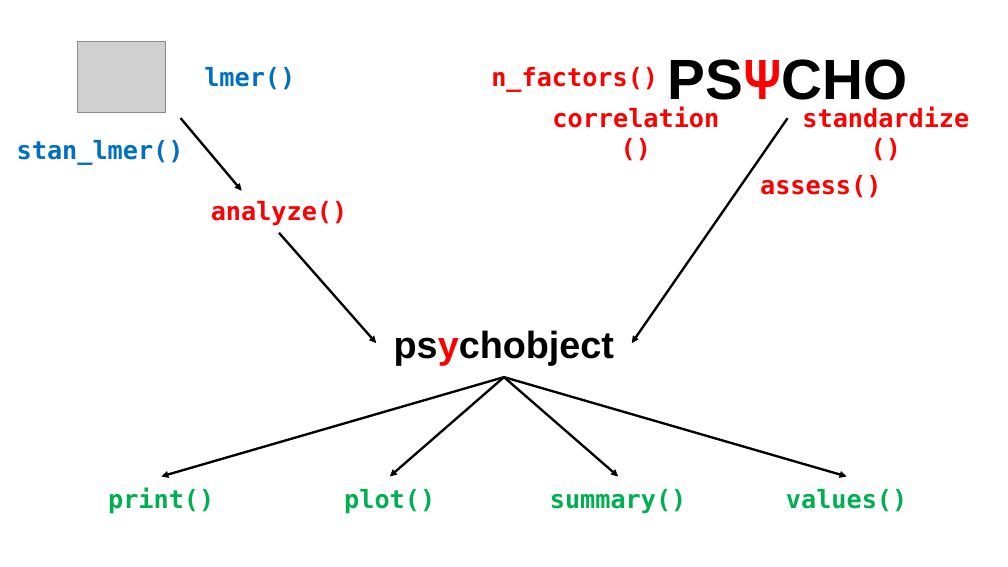
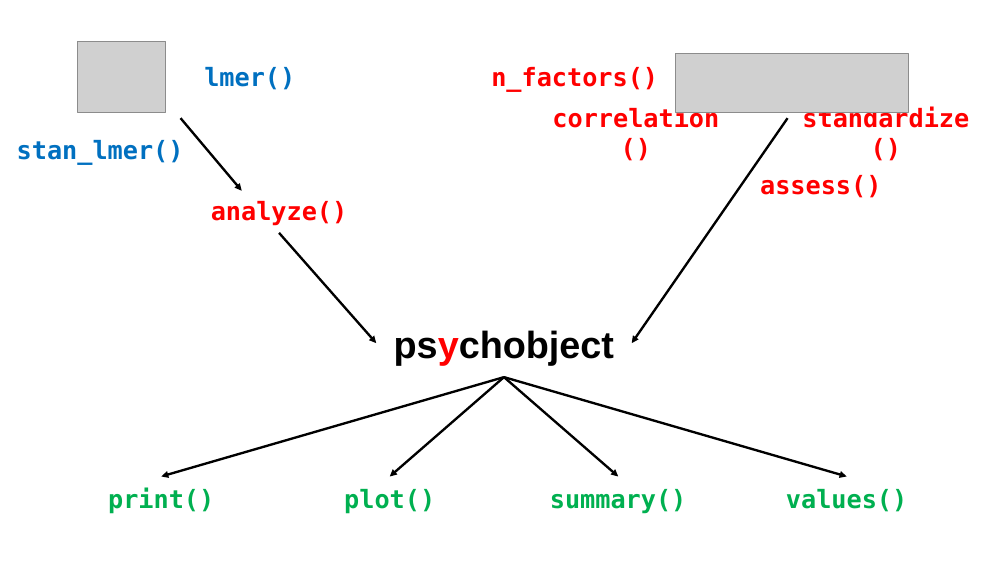
Before and after one commit to cran/psycho, a slide deck: slide 1 of vignettes/images/images.pptx. Drawn at 1008x567 pixels with LibreOffice and Linux fonts; fonts in the diff are those of the drawing; grey boxes stand for pictures. Boxes give left, top, right and bottom in pixels: in the first picture for what was removed or moved away, otherwise in the second. Text is boxed around its words. In the diff, an @@ line names an element or a change of style, - is before the commit and + after.

```diff
--- a/vignettes/images/images.pptx
+++ b/vignettes/images/images.pptx
@@ text removed at bbox=[668, 59, 907, 109] @@
-PSΨCHO
@@ picture added at bbox=[675, 54, 908, 112] @@
```
Also in this commit, not shown: 43 other files.
